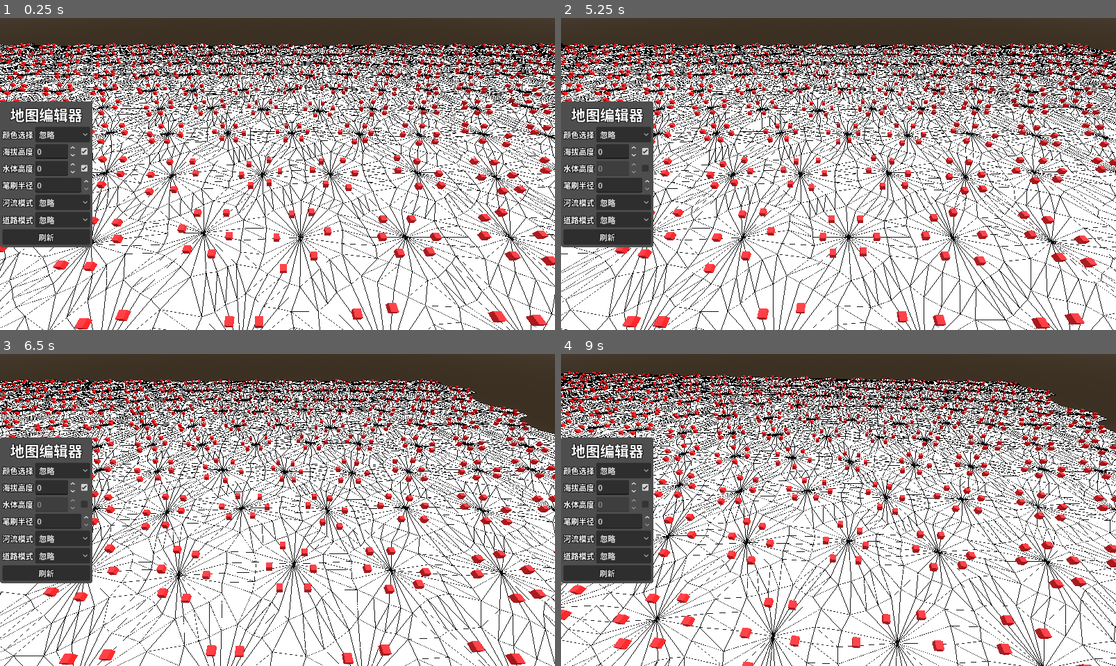
Above: before the commit, frames 1-4 (two rows, left to right).
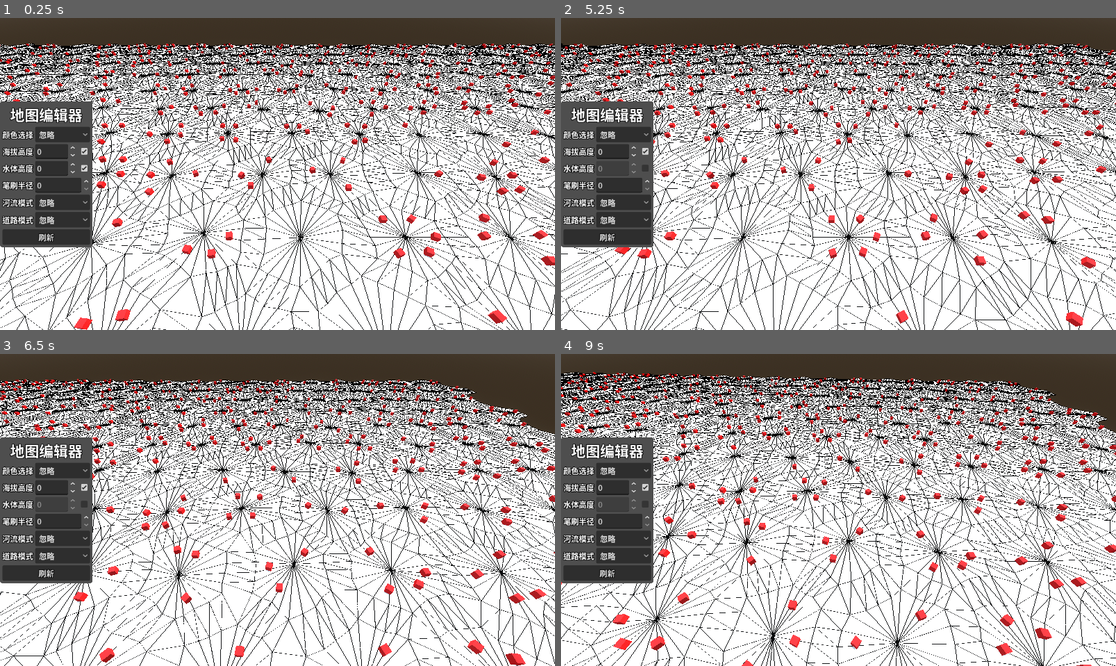
Above: after the commit, the same moments.

Repository: LiGameAcademy/godot_hex_map
Game: Godot game, scene res://scenes/main.tscn
Same seed, same stepped clock (60 frames per second), same inputs: the game is played once before the commit and once after it.
Inputs (mouse positions are in pixels of both pictures, inside the frame that each line leads up to):
- Up to frame 1 (0.25 s): no input
- Up to frame 2 (5.25 s): click "忽略" at 0.5 s; click (644, 152) at 1.25 s; click (644, 167) at 2 s; click "忽略" at 2.75 s; click "忽略" at 3.5 s; click "刷新" at 4.25 s; tap Enter at 5 s; move the mouse to (960, 158) at 5.02 s; hold Right (ui_right) from 5.03 s (still down); tap 1 at 5.1 s; click (960, 158) at 5.17 s
- Up to frame 3 (6.5 s): release Right (ui_right) at 5.75 s; drag from (166, 525) to (249, 572) at 5.77 s
- Up to frame 4 (9 s): tap Space at 6.5 s; move the mouse to (894, 441) at 6.52 s; hold Right (ui_right) 6.53-7.25 s; tap 3 at 6.6 s; drag from (810, 572) to (672, 463) at 7.27 s; tap Enter at 8 s; move the mouse to (1005, 556) at 8.02 s; hold Left (ui_left) 8.03-8.75 s; tap E at 8.1 s; drag from (672, 463) to (755, 432) at 8.77 s

The runs differ from the first frame. In frame 1, 3.8% of the frame differs, in the area x 0-100%, y 8-100%; in frame 2, 3.9%; in frame 3, 3.5%; in frame 4, 3.8%.

Commit message:
34-地形特征：哈希网格与稳定随机

Diff:
--- a/prefabs/hex_grid.gd
+++ b/prefabs/hex_grid.gd
@@ -6,6 +6,8 @@
 @export var chunk_count_x := 4
 @export var chunk_count_z := 3
 @export var noise: FastNoiseLite
+
+@export var hash_seed: int = 0
 
 var cells: Array[HexCell] = []
 var chunks: Array[HexGridChunk] = []
@@ -17,6 +19,7 @@
 
 func _ready() -> void:
 	HexMetrics.noise = noise
+	HexMetrics.initialize_hash_grid(hash_seed)
 
 	cell_count_x = chunk_count_x * HexMetrics.CHUNK_SIZE_X
 	cell_count_z = chunk_count_z * HexMetrics.CHUNK_SIZE_Z
--- a/prefabs/hex_grid.tscn
+++ b/prefabs/hex_grid.tscn
@@ -6,3 +6,4 @@
 [node name="HexGrid" type="Node3D" unique_id=258472898]
 script = ExtResource("1_mmo8j")
 noise = ExtResource("2_rk35d")
+hash_seed = null
--- a/scenes/main.tscn
+++ b/scenes/main.tscn
@@ -28,6 +28,7 @@
 shadow_enabled = true
 
 [node name="HexGrid" parent="." unique_id=258472898 instance=ExtResource("1_o5qli")]
+hash_seed = 1234
 
 [node name="HexMapCamera" parent="." unique_id=2101402743 node_paths=PackedStringArray("grid") instance=ExtResource("2_sugp2")]
 transform = Transform3D(1, 0, 0, 0, 1, 0, 0, 0, 1, 0, 57.87253, 0)
--- a/scripts/hex_feature_manager.gd
+++ b/scripts/hex_feature_manager.gd
@@ -18,7 +18,11 @@
 	if not is_instance_valid(feature_prefab) or not is_instance_valid(_container):
 		push_error("Feature prefab or container is not set")
 		return
+	var hex_hash : HexHash = HexMetrics.sample_hash_grid(pos)
+	if hex_hash.a >= 0.5:
+		return
 	var instance: Node3D = feature_prefab.instantiate()
 	_container.add_child(instance)
 	#instance.position = pos
 	instance.position = HexMetrics.perturb(pos + Vector3(0.0, instance.scale.y * 0.5, 0.0))
+	instance.rotation.y = TAU * hex_hash.b
--- /dev/null
+++ b/scripts/hex_hash.gd
@@ -0,0 +1,11 @@
+extends RefCounted
+class_name HexHash
+
+var a: float
+var b: float
+
+static func create(rng: RandomNumberGenerator) -> HexHash:
+	var h := HexHash.new()
+	h.a = rng.randf()
+	h.b = rng.randf()
+	return h
--- a/scripts/hex_metrics.gd
+++ b/scripts/hex_metrics.gd
@@ -55,7 +55,12 @@
 const WATER_FACTOR = 0.6
 const WATER_BLEND_FACTOR = 1 - WATER_FACTOR
 
+const HASH_GRID_SIZE := 256
+const HASH_GRID_SCALE := 0.25
+
 static var noise: FastNoiseLite
+
+static var _hash_grid: Array[HexHash] = []
 
 ## 获取第一个混合角点的坐标
 static func get_first_corner(index: int) -> Vector3:
@@ -135,3 +140,22 @@
 	q.x += noise_value.x * HexMetrics.CELL_PERTURB_STRENGTH
 	q.z += noise_value.z * HexMetrics.CELL_PERTURB_STRENGTH
 	return q
+
+static func initialize_hash_grid(seed_value: int) -> void:
+	_hash_grid.clear()
+	_hash_grid.resize(HASH_GRID_SIZE * HASH_GRID_SIZE)
+	var rng := RandomNumberGenerator.new()
+	rng.seed = seed_value
+	for i in range(_hash_grid.size()):
+		_hash_grid[i] = HexHash.create(rng)
+
+static func sample_hash_grid(pos: Vector3) -> HexHash:
+	var x := int(pos.x * HASH_GRID_SCALE) % HASH_GRID_SIZE
+	var z := int(pos.z * HASH_GRID_SCALE) % HASH_GRID_SIZE
+
+	if x < 0:
+		x += HASH_GRID_SIZE
+	if z < 0:
+		z += HASH_GRID_SIZE
+
+	return _hash_grid[x + z * HASH_GRID_SIZE]
Not shown, added: scripts/hex_hash.gd.uid
